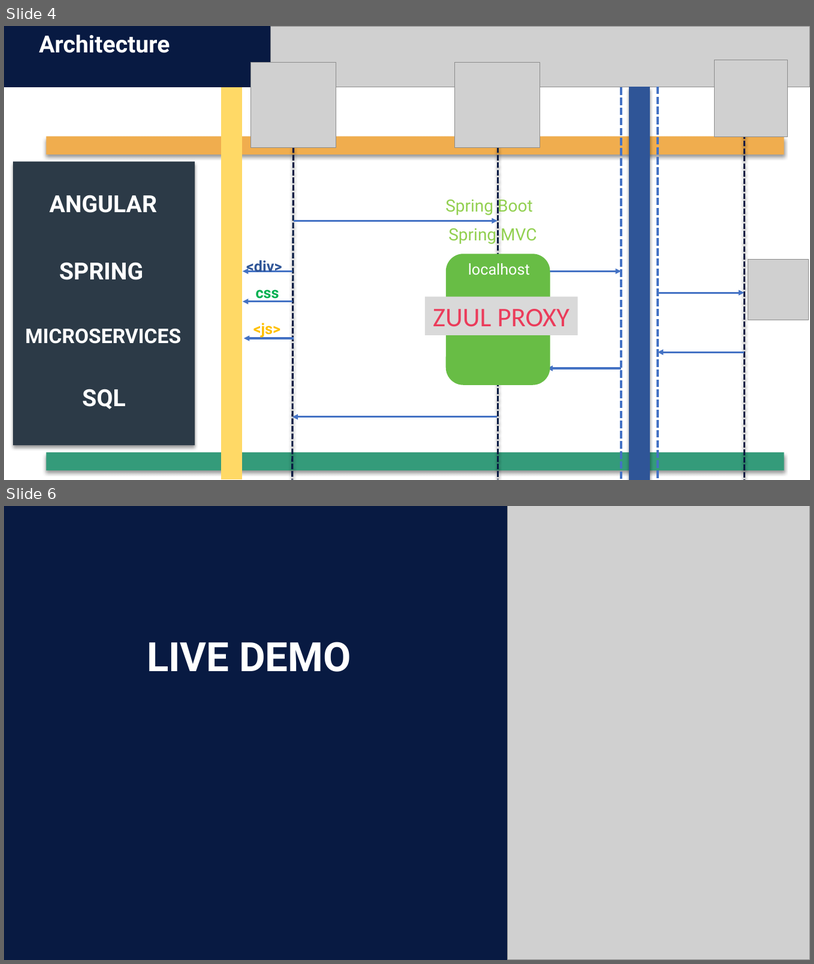
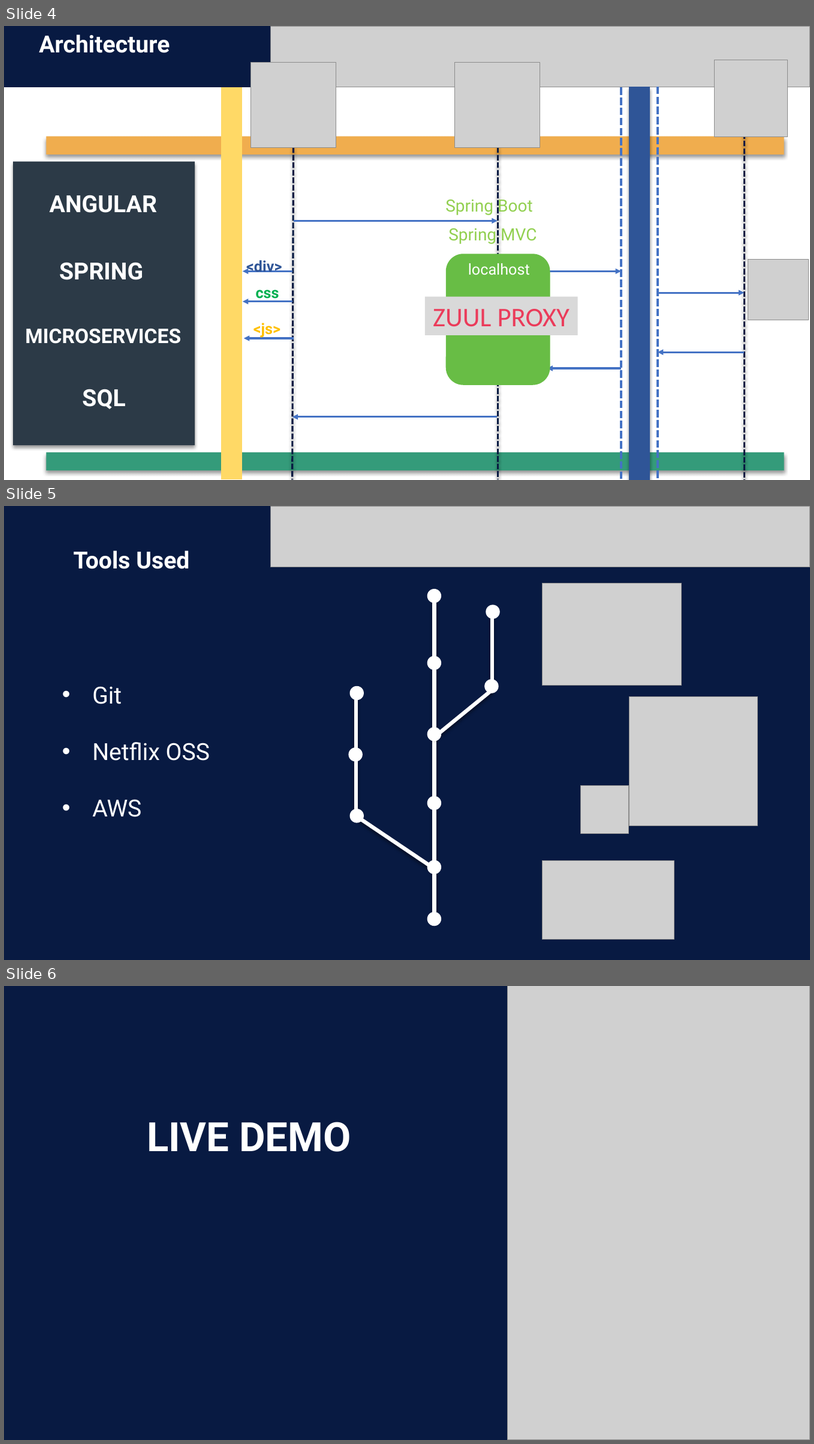
Before and after one commit to rajputaditya/ProjectManagement, a slide deck: MajorProject.pptx. Shown one above the other, each under a label of ours: slides 4 and 6 before the commit, slides 4, 5 and 6 after it; the slides between them are not shown. The pictures are 814x964 and 814x1444 pixels, drawn with LibreOffice and Linux fonts; fonts in the diff are those of the drawing; grey boxes stand for pictures. Boxes give left, top, right and bottom in pixels: in the first picture for what was removed or moved away, otherwise in the second. Text is boxed around its words. In the diff, an @@ line names an element or a change of style, - is before the commit and + after.

```diff
--- a/MajorProject.pptx
+++ b/MajorProject.pptx
@@ slide 5 added at (4,506,810,960), background #081A42 @@
@@ rectangle added at (4,506,271,567), fill #081A42 @@
@@ picture added at (271,506,810,567) @@
@@ text added at (74,550,189,569), 28 pt, text #FFFFFF, bold @@
+Tools Used
@@ ellipse added at (428,589,441,603), fill #FFFFFF, outline #FFFFFF 1 pt @@
@@ line added from (435, 591) to (435, 920), #FFFFFF 4.5 pt @@
@@ picture added at (542,583,681,685) @@
@@ ellipse added at (487,605,500,619), fill #FFFFFF, outline #FFFFFF 1 pt @@
@@ line added from (493, 690) to (493, 609), #FFFFFF 4.5 pt @@
@@ ellipse added at (428,656,441,669), fill #FFFFFF, outline #FFFFFF 1 pt @@
@@ ellipse added at (486,679,499,693), fill #FFFFFF, outline #FFFFFF 1 pt @@
@@ text added at (92,686,210,817), 28 pt, text #FFFFFF @@
+• Git
+• Netflix OSS
+• AWS
@@ ellipse added at (351,686,364,700), fill #FFFFFF, outline #FFFFFF 1 pt @@
@@ line added from (357, 814) to (357, 690), #FFFFFF 4.5 pt @@
@@ line added from (435, 737) to (493, 690), #FFFFFF 4.5 pt @@
@@ picture added at (630,697,758,825) @@
@@ ellipse added at (428,727,441,741), fill #FFFFFF, outline #FFFFFF 1 pt @@
@@ ellipse added at (350,748,363,761), fill #FFFFFF, outline #FFFFFF 1 pt @@
@@ picture added at (581,786,629,833) @@
@@ ellipse added at (351,809,364,822), fill #FFFFFF, outline #FFFFFF 1 pt @@
@@ ellipse added at (428,796,441,810), fill #FFFFFF, outline #FFFFFF 1 pt @@
@@ line added from (435, 868) to (356, 816), #FFFFFF 4.5 pt @@
@@ ellipse added at (428,861,441,874), fill #FFFFFF, outline #FFFFFF 1 pt @@
@@ picture added at (542,861,674,939) @@
@@ ellipse added at (428,912,441,925), fill #FFFFFF, outline #FFFFFF 1 pt @@
```
Also in this commit, not shown: 1 slide removed.
